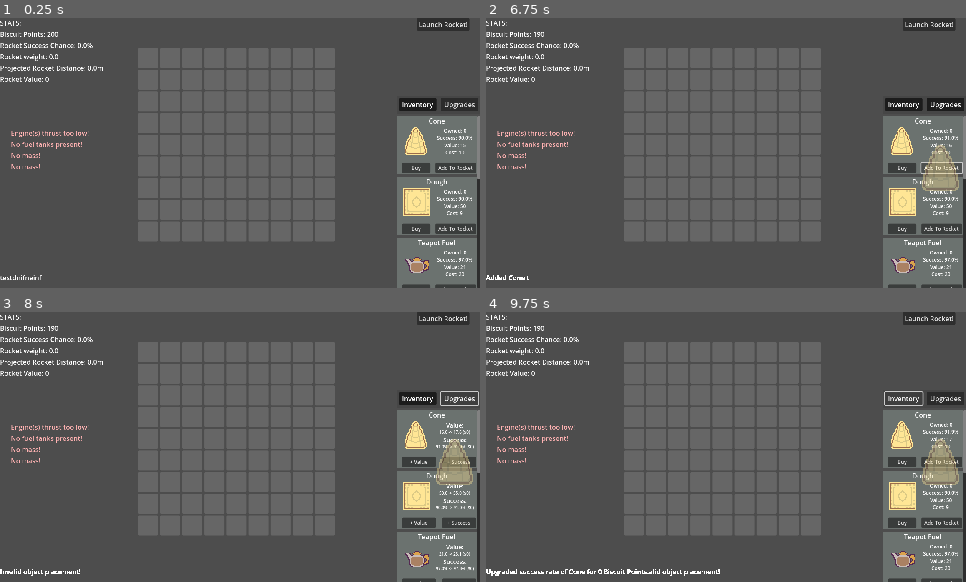
Above: before the commit, frames 1-4 (two rows, left to right).
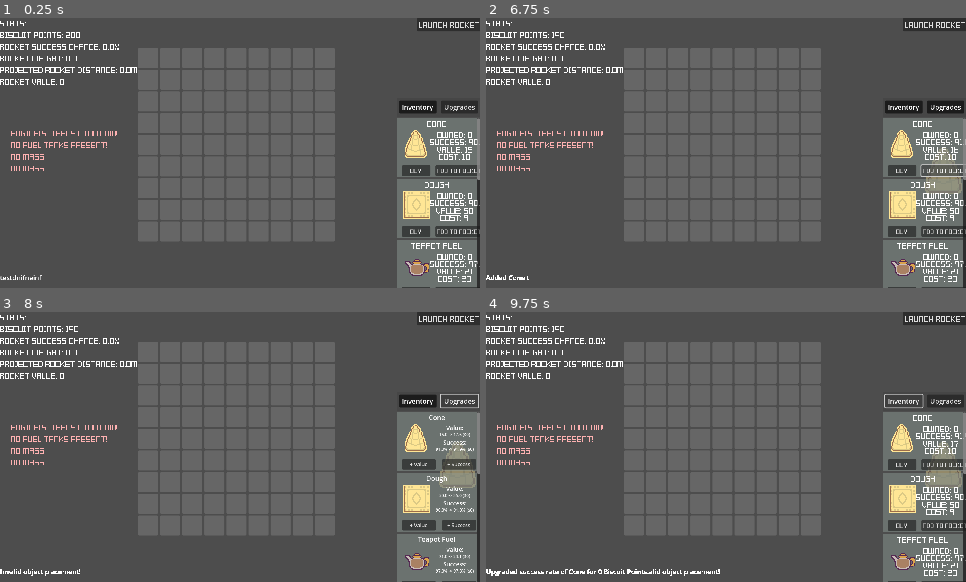
Above: after the commit, the same moments.

Repository: A-coder152/Build-a-Biscship-public
Game: Godot game, scene res://main.tscn
Same seed, same stepped clock (60 frames per second), same inputs: the game is played once before the commit and once after it. The engine's default icon, where the game draws it, is replaced by a stand-in: a white triangle on a blue panel in a dark square.
Inputs:
- Up to frame 1 (0.25 s): no input
- Up to frame 2 (6.75 s): click "Launch Rocket!" at 0.5 s; click "Launch Rocket!" at 1.25 s; click "Inventory" at 2 s; click "Upgrades" at 2.75 s; click "+ Value" at 3.5 s; click "+ Success" at 4.25 s; click "Inventory" at 5 s; click "Buy" at 5.75 s; click "Add To Rocket" at 6.5 s
- Up to frame 3 (8 s): click "Upgrades" at 7.25 s
- Up to frame 4 (9.75 s): click "+ Value" at 8 s; click "+ Success" at 8.75 s; click "Inventory" at 9.5 s

The runs differ from the first frame. In frame 1, 5.9% of the frame differs, in the area x 0-100%, y 0-100%; in frame 2, 6.3%; in frame 3, 5.7%; in frame 4, 6.2%.

Commit message:
added animations I hate you godot you pece of shit

Diff:
--- /dev/null
+++ b/animation.gd
@@ -0,0 +1,57 @@
+extends Node2D
+
+
+var tween: Tween
+var rocket
+var newrocket
+@onready var camera_2d: Camera2D = $Camera2D
+@onready var node_2d: Node2D = $Node2D/Node2D
+@onready var explosion: Node2D = $explosion
+@onready var mainscene = get_tree().current_scene
+func _ready() -> void:
+	rocket = Global.thatrocket
+	rocket.position = Vector2(0, 320)
+	explosion.reparent(rocket)
+	rocket.reparent(self)
+
+	if Global.fail:
+		not_enough_thrust()
+	else:
+		successful_launch()
+
+
+func not_enough_thrust():
+	print("uh oh")
+	if tween: tween.kill()
+
+	tween = create_tween()
+	tween.tween_property(rocket, "position:y", 0, 1.5).set_ease(Tween.EASE_IN_OUT).set_trans(Tween.TRANS_SINE)
+	tween.parallel().tween_property(rocket, "position:y", 300, 1.2).set_ease(Tween.EASE_IN).set_trans(Tween.TRANS_SINE).set_delay(3)
+#	tween.parallel().tween_property(rocket, "global_rotation", 15, 1.2).set_ease(Tween.EASE_IN).set_trans(Tween.TRANS_SINE).set_delay(3)
+#	dont use above
+	await get_tree().create_timer(5).timeout
+	camera_2d.shake_that_ass(8, 0.5)
+	get_tree().change_scene_to_file("res://main.tscn")
+	rocket.reparent(Global)
+	rocket.queue_free()
+
+func explode():
+	if tween: tween.kill()
+	tween = create_tween()
+	tween.tween_property(rocket, "position:y", -100, 2.5).set_ease(Tween.EASE_OUT).set_trans(Tween.TRANS_SINE)
+	explosion.show()
+	camera_2d.shake_that_ass(8, 9)
+	await get_tree().create_timer(0.7).timeout
+	explosion.hide()
+	get_tree().change_scene_to_file("res://main.tscn")
+	rocket.reparent(Global)
+
+
+func successful_launch():
+	print("s")
+	tween = create_tween()
+	tween.tween_property(rocket, "position:y", -200, 2.5).set_ease(Tween.EASE_IN_OUT).set_trans(Tween.TRANS_SINE)
+	await get_tree().create_timer(5).timeout
+	get_tree().change_scene_to_file("res://main.tscn")
+	rocket.reparent(Global)
+	rocket.queue_free()
--- /dev/null
+++ b/animation.tscn
@@ -0,0 +1,42 @@
+[gd_scene load_steps=5 format=3 uid="uid://ccfs4roteess3"]
+
+[ext_resource type="Script" uid="uid://dumijclocfgeo" path="res://animation.gd" id="1_nlgr8"]
+[ext_resource type="PackedScene" uid="uid://dgup3x7eeahog" path="res://explosion.tscn" id="2_ij1m1"]
+[ext_resource type="Texture2D" uid="uid://cqhf3w5g6oir7" path="res://Assets/Art/engine.png" id="2_ljyfo"]
+[ext_resource type="PackedScene" uid="uid://w2o58mvkbhmj" path="res://camera_2d.tscn" id="3_ljyfo"]
+
+[node name="animation" type="Node2D"]
+script = ExtResource("1_nlgr8")
+
+[node name="explosion" parent="." instance=ExtResource("2_ij1m1")]
+visible = false
+position = Vector2(240, 320)
+
+[node name="UI" type="Control" parent="."]
+layout_mode = 3
+anchors_preset = 0
+offset_right = 479.0
+offset_bottom = 271.0
+
+[node name="Label" type="Label" parent="UI"]
+layout_mode = 1
+anchors_preset = 8
+anchor_left = 0.5
+anchor_top = 0.5
+anchor_right = 0.5
+anchor_bottom = 0.5
+offset_left = -20.0
+offset_top = -11.5
+offset_right = 20.0
+offset_bottom = 11.5
+grow_horizontal = 2
+grow_vertical = 2
+
+[node name="Node2D" type="Node2D" parent="."]
+position = Vector2(240, 320)
+
+[node name="Sprite2D" type="Sprite2D" parent="Node2D"]
+texture = ExtResource("2_ljyfo")
+
+[node name="Camera2D" parent="." instance=ExtResource("3_ljyfo")]
+position = Vector2(242, 134)
--- /dev/null
+++ b/camera_2d.gd
@@ -0,0 +1,32 @@
+extends Camera2D
+var noise = FastNoiseLite.new()
+var shake_intensity = 0.0
+var active_shake_time: float = 0.0
+var shake_decay: float = 5.0
+var shake_time_speed: float = 20.0
+var shake_time: float = 0.0
+
+func _physics_process(delta: float) -> void:
+	if active_shake_time > 0:
+		shake_time += delta * shake_time_speed
+		active_shake_time -= delta
+
+		offset = Vector2(
+			noise.get_noise_2d(shake_time, 0) * shake_intensity,
+			noise.get_noise_2d(0, shake_time) * shake_intensity
+		)
+
+		shake_intensity = max(shake_intensity, 0.0, shake_decay * delta)
+	else:
+		offset = lerp(offset, Vector2.ZERO, 10.5 * delta)
+
+
+func shake_that_ass(intensity: int, time: float):
+	randomize()
+	noise.seed = randi()
+	noise.frequency = 2.0
+
+	shake_intensity = intensity
+	active_shake_time = time
+	shake_time = time
+	print("PEE")
--- /dev/null
+++ b/camera_2d.tscn
@@ -0,0 +1,6 @@
+[gd_scene load_steps=2 format=3 uid="uid://w2o58mvkbhmj"]
+
+[ext_resource type="Script" uid="uid://ciwiu6e54sui5" path="res://camera_2d.gd" id="1_u0e42"]
+
+[node name="Camera2D" type="Camera2D"]
+script = ExtResource("1_u0e42")
--- /dev/null
+++ b/explosion.tscn
@@ -0,0 +1,33 @@
+[gd_scene load_steps=6 format=3 uid="uid://dgup3x7eeahog"]
+
+[ext_resource type="Texture2D" uid="uid://y4sc63n8i7ly" path="res://Assets/Art/MBiscuit.png" id="1_kmxf7"]
+[ext_resource type="Texture2D" uid="uid://0ut74470bvjy" path="res://Assets/Art/YellowBoom.png" id="2_l04k4"]
+[ext_resource type="Texture2D" uid="uid://dwvfbsshrd4nc" path="res://Assets/Art/OrangeBoom.png" id="3_cf70p"]
+[ext_resource type="Texture2D" uid="uid://ba26ruxgql2rf" path="res://Assets/Art/SBiscuit.png" id="4_3xjsk"]
+[ext_resource type="Texture2D" uid="uid://cmoatc62li3l7" path="res://Assets/Art/LBiscuit.png" id="5_gjpps"]
+
+[node name="Node2D" type="Node2D"]
+scale = Vector2(1.5, 1.5)
+
+[node name="MBiscuit" type="Sprite2D" parent="."]
+scale = Vector2(3, 3)
+texture = ExtResource("1_kmxf7")
+
+[node name="YellowBoom" type="Sprite2D" parent="."]
+z_index = 2
+scale = Vector2(3, 3)
+texture = ExtResource("2_l04k4")
+
+[node name="OrangeBoom" type="Sprite2D" parent="."]
+z_index = 2
+scale = Vector2(3, 3)
+texture = ExtResource("3_cf70p")
+
+[node name="SBiscuit" type="Sprite2D" parent="."]
+z_index = 1
+scale = Vector2(3, 3)
+texture = ExtResource("4_3xjsk")
+
+[node name="LBiscuit" type="Sprite2D" parent="."]
+scale = Vector2(3, 3)
+texture = ExtResource("5_gjpps")
--- /dev/null
+++ b/global.gd
@@ -0,0 +1,5 @@
+extends Node
+
+var thatrocket
+var global = Global
+var fail = false
--- a/item_box.tscn
+++ b/item_box.tscn
@@ -1,7 +1,11 @@
-[gd_scene load_steps=3 format=3 uid="uid://b8a05vr1e1je1"]
+[gd_scene load_steps=5 format=3 uid="uid://b8a05vr1e1je1"]
 
 [ext_resource type="Texture2D" uid="uid://b66r7he7nuj55" path="res://icon.svg" id="1_hcbu1"]
 [ext_resource type="Script" uid="uid://qp3g4desxxp2" path="res://item_box.gd" id="1_kmrrg"]
+[ext_resource type="FontFile" uid="uid://dyjqguvcceo4q" path="res://kenney-pixel-square.otf" id="3_tudev"]
+
+[sub_resource type="LabelSettings" id="LabelSettings_klfni"]
+font = ExtResource("3_tudev")
 
 [node name="ItemBox" type="Control"]
 layout_mode = 3
@@ -40,6 +44,7 @@
 offset_bottom = 23.0
 grow_horizontal = 2
 text = "Item"
+label_settings = SubResource("LabelSettings_klfni")
 horizontal_alignment = 1
 
 [node name="Owned" type="Label" parent="."]
@@ -50,6 +55,7 @@
 offset_bottom = 44.0
 theme_override_font_sizes/font_size = 12
 text = "Owned: "
+label_settings = SubResource("LabelSettings_klfni")
 horizontal_alignment = 1
 
 [node name="Success" type="Label" parent="."]
@@ -60,6 +66,7 @@
 offset_bottom = 61.0
 theme_override_font_sizes/font_size = 12
 text = "Success: "
+label_settings = SubResource("LabelSettings_klfni")
 horizontal_alignment = 1
 
 [node name="Value" type="Label" parent="."]
@@ -70,6 +77,7 @@
 offset_bottom = 79.0
 theme_override_font_sizes/font_size = 12
 text = "Value: "
+label_settings = SubResource("LabelSettings_klfni")
 horizontal_alignment = 1
 
 [node name="Cost" type="Label" parent="."]
@@ -80,6 +88,7 @@
 offset_bottom = 96.0
 theme_override_font_sizes/font_size = 12
 text = "Cost:"
+label_settings = SubResource("LabelSettings_klfni")
 horizontal_alignment = 1
 
 [node name="Buy" type="Button" parent="."]
@@ -88,6 +97,7 @@
 offset_top = 112.0
 offset_right = 80.0
 offset_bottom = 137.0
+theme_override_fonts/font = ExtResource("3_tudev")
 theme_override_font_sizes/font_size = 12
 text = "Buy"
 
@@ -97,6 +107,7 @@
 offset_top = 112.0
 offset_right = 190.0
 offset_bottom = 137.0
+theme_override_fonts/font = ExtResource("3_tudev")
 theme_override_font_sizes/font_size = 12
 text = "Add To Rocket
 "
--- a/main.gd
+++ b/main.gd
@@ -47,6 +47,7 @@
 var hover_update_interval = 0.016
 var builds = []
 var build_sizes = []
+@onready var rocket: Node2D = $rocket
 
 
 #Sound Effects
@@ -69,12 +70,12 @@
 	# Initial UI update and connect signals
 	reset_items_container()
 	update_ui()
+	rocket.reparent(Global)
 	launch_button.connect("pressed", _on_launch_button_pressed)
-
+	clear_rocket()
 	gridSize = Vector2(grid.cellWidth, grid.cellHeight) / 2.4
 	for cell in grid.get_children():
 		cell.change_color(Color(0.5, 0.5, 0.5, 0.5))
-
 func _process(delta):
 	# added this stupid thing because godot is a fucking bitch
 	hover_update_timer += delta
@@ -106,7 +107,7 @@
 
 func add_part_to_grid(part):
 	var placement = OBJ.instantiate()
-	add_child(placement)
+	rocket.add_child(placement)
 	placement.global_position = get_global_mouse_position()
 	obj = placement
 	obj.setup(part)
@@ -214,6 +215,8 @@
 	update_ui()
 
 func _on_launch_button_pressed():
+	Global.thatrocket = get_tree().get_first_node_in_group("rocket")
+	print(rocket)
 	if builds.size() == 0:
 		message_log.new_message("You need to add parts to your rocket first!")
 		return
@@ -223,14 +226,24 @@
 		# Launch Success!
 		const DIST_POINTS_MULT = 20
 		var total_points = round((rocket_distance * DIST_POINTS_MULT * randf_range(0.8, 1.2) + rocket_value) * 100) / 100.
+		await get_tree().create_timer(0.5).timeout
+		Global.fail = false
+		get_tree().change_scene_to_file("res://animation.tscn")
+
 
 		biscuit_points += total_points
-		message_log.new_message("Launch SUCCESS! Your rocket reached space and you earned %s Biscuit Points!" % total_points)
+	#	message_log.new_message("Launch SUCCESS! Your rocket reached space and you earned %s Biscuit Points!" % total_points)
 	else:
 		# Launch Failure
-		message_log.new_message("Launch FAILED! The rocket exploded and you lost %s Biscuit Points." % rocket_cost)
+		#why am I dealing with abysmal code twin
+		await get_tree().create_timer(0.5).timeout
+		Global.fail = true
+		get_tree().change_scene_to_file("res://animation.tscn")
+	#	message_log.new_message("Launch FAILED! The rocket exploded and you lost %s Biscuit Points." % rocket_cost)
 
 	# Reset rocket for the next launch
+
+func clear_rocket():
 	rocket_parts.clear()
 	for obje in parts_obj:
 		obje.queue_free()
@@ -357,6 +370,8 @@
 		#isValid = null
 		#_reset_highlight()
 
+
+
 #RIP GUI INPUT
 func _update_hover_effects():
 	if not obj:
@@ -454,7 +469,7 @@
 	var x_vector = Vector2(objectCells[0].get_index() % grid.width, objectCells[-1].get_index() % grid.width)
 	var y_vector = Vector2(objectCells[0].get_index() / grid.width, objectCells[-1].get_index() / grid.width)
 	var builds_in = []
-	for cell in obj.cells_covered:
+	for cell in obj.cells_covered: # I DONT KNOW WHAT THIS SHIT DOES
 		for neighbor in get_neighbor_cells(Vector2(cell.get_index() % grid.width, cell.get_index() / grid.width)):
 			if neighbor in obj.cells_covered: continue
 			for build in builds:
@@ -488,4 +503,9 @@
 	for cell in objectCells:
 		cell.full = true
 	_reset_highlight()
+
+
+func remove_thing():
+
+	pass
 #endregion
--- a/main.tscn
+++ b/main.tscn
@@ -14,6 +14,16 @@
 [ext_resource type="Resource" uid="uid://dguwjwdd2nshu" path="res://Resources/Sugar.tres" id="8_vivmo"]
 [ext_resource type="Resource" uid="uid://bfc04o5jbhxwq" path="res://Resources/Window.tres" id="9_2cqfq"]
 [ext_resource type="Script" uid="uid://cnmc5ydi8g8bu" path="res://message_log.gd" id="9_4c57u"]
+[ext_resource type="FontFile" uid="uid://dyjqguvcceo4q" path="res://kenney-pixel-square.otf" id="11_vivmo"]
+
+[sub_resource type="LabelSettings" id="LabelSettings_2cqfq"]
+font = ExtResource("11_vivmo")
+
+[sub_resource type="LabelSettings" id="LabelSettings_yaehf"]
+font = ExtResource("11_vivmo")
+
+[sub_resource type="LabelSettings" id="LabelSettings_074og"]
+font = ExtResource("11_vivmo")
 
 [node name="Main" type="Node2D"]
 scale = Vector2(0.417, 0.417)
@@ -29,31 +39,38 @@
 [node name="PointsLabel2" type="Label" parent="UI/VBoxContainer"]
 layout_mode = 2
 text = "STATS:"
+label_settings = SubResource("LabelSettings_2cqfq")
 
 [node name="CashLabel" type="Label" parent="UI/VBoxContainer"]
 visible = false
 layout_mode = 2
 text = "Cash: $1239"
+label_settings = SubResource("LabelSettings_yaehf")
 
 [node name="PointsLabel" type="Label" parent="UI/VBoxContainer"]
 layout_mode = 2
 text = "Biscuit Points: 0"
+label_settings = SubResource("LabelSettings_yaehf")
 
 [node name="FailureChanceLabel" type="Label" parent="UI/VBoxContainer"]
 layout_mode = 2
 text = "Rocket Failure Chance: 1000%"
+label_settings = SubResource("LabelSettings_yaehf")
 
 [node name="WeightLabel" type="Label" parent="UI/VBoxContainer"]
 layout_mode = 2
 text = "Rocket Failure Chance: 1000%"
+label_settings = SubResource("LabelSettings_yaehf")
 
 [node name="DistanceLabel" type="Label" parent="UI/VBoxContainer"]
 layout_mode = 2
 text = "Rocket Failure Chance: 1000%"
+label_settings = SubResource("LabelSettings_yaehf")
 
 [node name="ValueLabel" type="Label" parent="UI/VBoxContainer"]
 layout_mode = 2
 text = "Rocket value/cost: 0"
+label_settings = SubResource("LabelSettings_yaehf")
 
 [node name="Control" type="Control" parent="UI/VBoxContainer"]
 custom_minimum_size = Vector2(0, 20)
@@ -93,6 +110,7 @@
 offset_left = 1000.0
 offset_right = 1126.0
 offset_bottom = 31.0
+theme_override_fonts/font = ExtResource("11_vivmo")
 text = "Launch Rocket!"
 
 [node name="MessageLog" type="RichTextLabel" parent="UI"]
@@ -113,15 +131,19 @@
 
 [node name="Label" type="Label" parent="UI/WarningsContainer"]
 layout_mode = 2
+label_settings = SubResource("LabelSettings_074og")
 
 [node name="Label2" type="Label" parent="UI/WarningsContainer"]
 layout_mode = 2
+label_settings = SubResource("LabelSettings_074og")
 
 [node name="Label3" type="Label" parent="UI/WarningsContainer"]
 layout_mode = 2
+label_settings = SubResource("LabelSettings_074og")
 
 [node name="Label4" type="Label" parent="UI/WarningsContainer"]
 layout_mode = 2
+label_settings = SubResource("LabelSettings_074og")
 
 [node name="grid" parent="." instance=ExtResource("3_h2yge")]
 offset_left = 331.0
@@ -136,4 +158,6 @@
 cellHeight = 48
 seperation = 5
 
+[node name="rocket" type="Node2D" parent="." groups=["rocket"]]
+
 [connection signal="gui_input" from="grid" to="." method="_on_grid_gui_input"]
--- a/project.godot
+++ b/project.godot
@@ -18,6 +18,8 @@
 [autoload]
 
 Sound="*res://sound.gd"
+Signalbus="*res://signalbus.gd"
+Global="*res://global.gd"
 
 [display]
 
--- /dev/null
+++ b/signal_bus.gd
@@ -0,0 +1,6 @@
+extends Node
+
+
+signal no_fuel
+signal too_much_weight
+signal engine_thrust_too_low
--- /dev/null
+++ b/signalbus.gd
@@ -0,0 +1,5 @@
+extends Node
+
+signal success
+signal explode
+signal not_enough_power
Binary file added: Assets/Art/LBiscuit.png
Not shown, added: Assets/Art/LBiscuit.png.import
Binary file added: Assets/Art/MBiscuit.png
Not shown, added: Assets/Art/MBiscuit.png.import
Binary file added: Assets/Art/OrangeBoom.png
Not shown, added: Assets/Art/OrangeBoom.png.import
Binary file added: Assets/Art/SBiscuit.png
Not shown, added: Assets/Art/SBiscuit.png.import
Binary file added: Assets/Art/YellowBoom.png
Not shown, added: Assets/Art/YellowBoom.png.import
Binary file added: Assets/Ship Parts/MBiscuit.png
Not shown, added: Assets/Ship Parts/MBiscuit.png.import
(and 8 more such lines)
